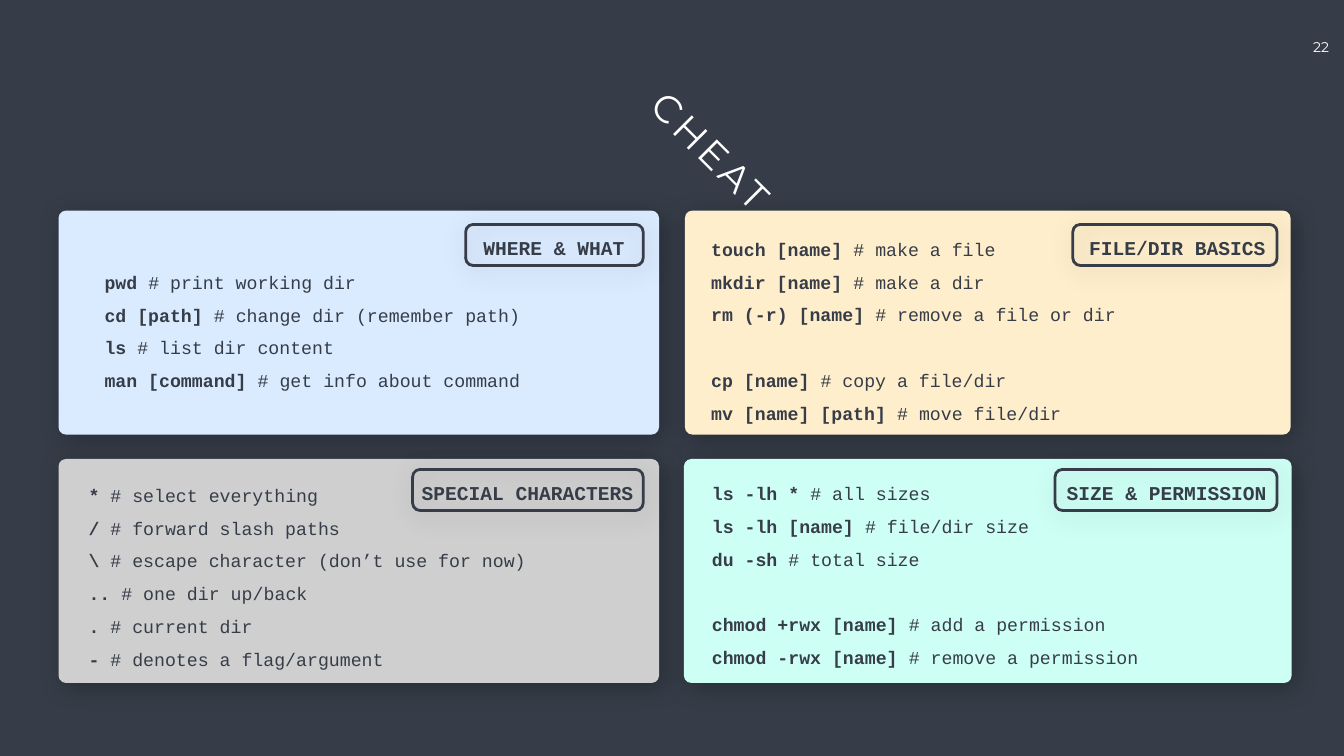
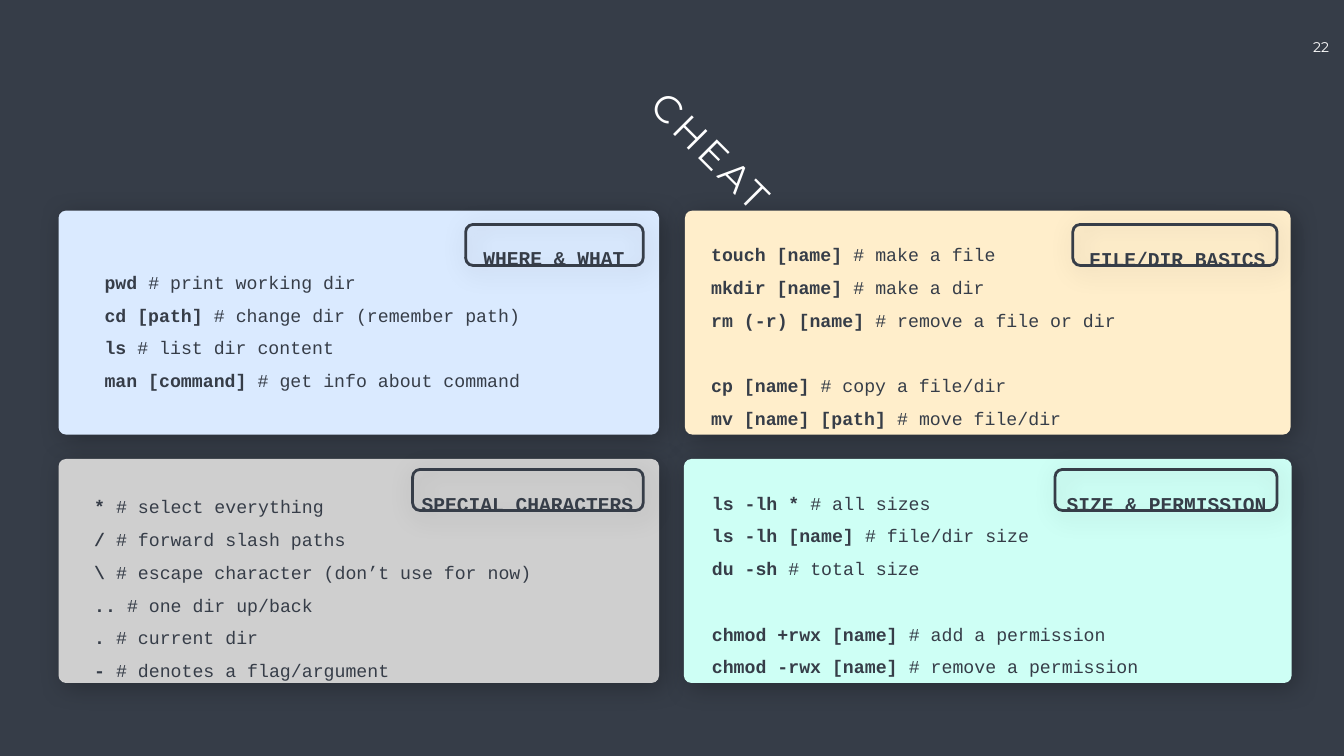
Before and after one commit to Center-for-Health-Data-Science/Just-Bash-It, a slide deck: slide 22 of Commandline_Workshop.pptx. Drawn at 1344x756 pixels with LibreOffice and Linux fonts; fonts in the diff are those of the drawing. Boxes give left, top, right and bottom in pixels: in the first picture for what was removed or moved away, otherwise in the second. Text is boxed around its words. In the diff, an @@ line names an element or a change of style, - is before the commit and + after.

```diff
--- a/Commandline_Workshop.pptx
+++ b/Commandline_Workshop.pptx
@@ text "WHERE & WHAT" rewrapped from (483, 242, 624, 255) to (483, 252, 624, 272) @@
@@ text "touch [name] # make a ...": place and size @@
-text "touch [name] # make a ..." at (711, 243, 1116, 424)
+text "touch [name] # make a ..." at (711, 249, 1116, 429)
@@ text "FILE/DIR BASICS": place and size @@
-text "FILE/DIR BASICS" at (1089, 241, 1265, 255)
+text "FILE/DIR BASICS" at (1089, 252, 1265, 267)
@@ text "* # select everything": place and size @@
-text "* # select everything" at (132, 489, 526, 670)
+text "* # select everything" at (138, 501, 532, 681)
@@ text "SPECIAL CHARACTERS": place and size @@
-text "SPECIAL CHARACTERS" at (422, 487, 633, 500)
+text "SPECIAL CHARACTERS" at (422, 498, 633, 512)
@@ text "ls -lh * # all ...": place and size @@
-text "ls -lh * # all ..." at (712, 487, 1138, 668)
+text "ls -lh * # all ..." at (712, 497, 1138, 677)
@@ text "SIZE & PERMISSION": place and size @@
-text "SIZE & PERMISSION" at (1067, 487, 1266, 500)
+text "SIZE & PERMISSION" at (1067, 498, 1266, 512)
```
Also in this commit, not shown: 5 other slides changed, 4 slides added, 3 slides removed, 4 other files.
